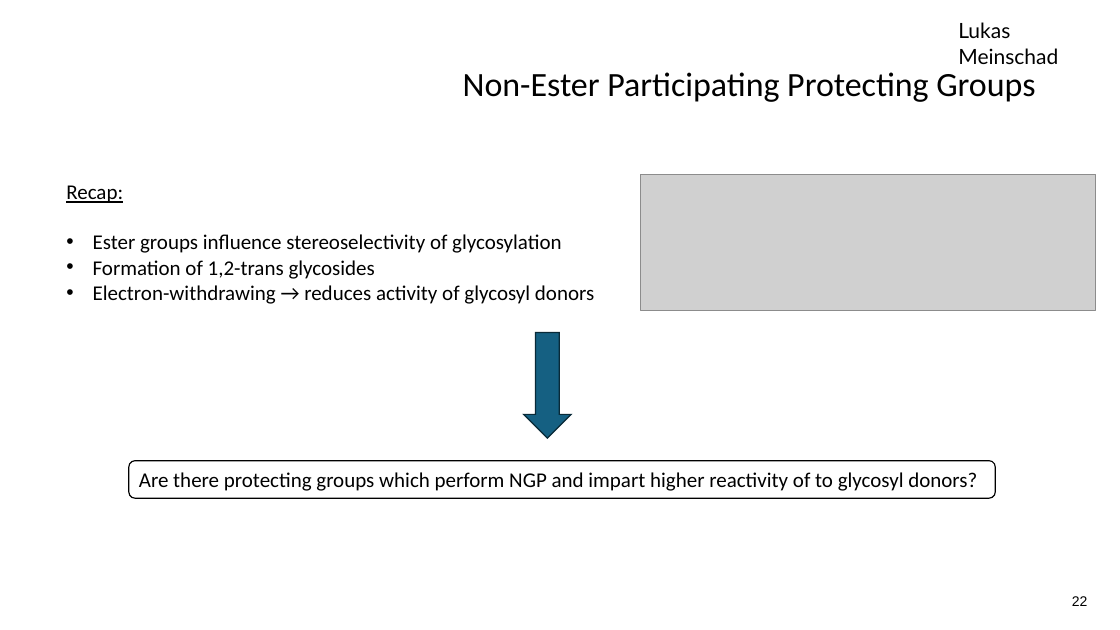
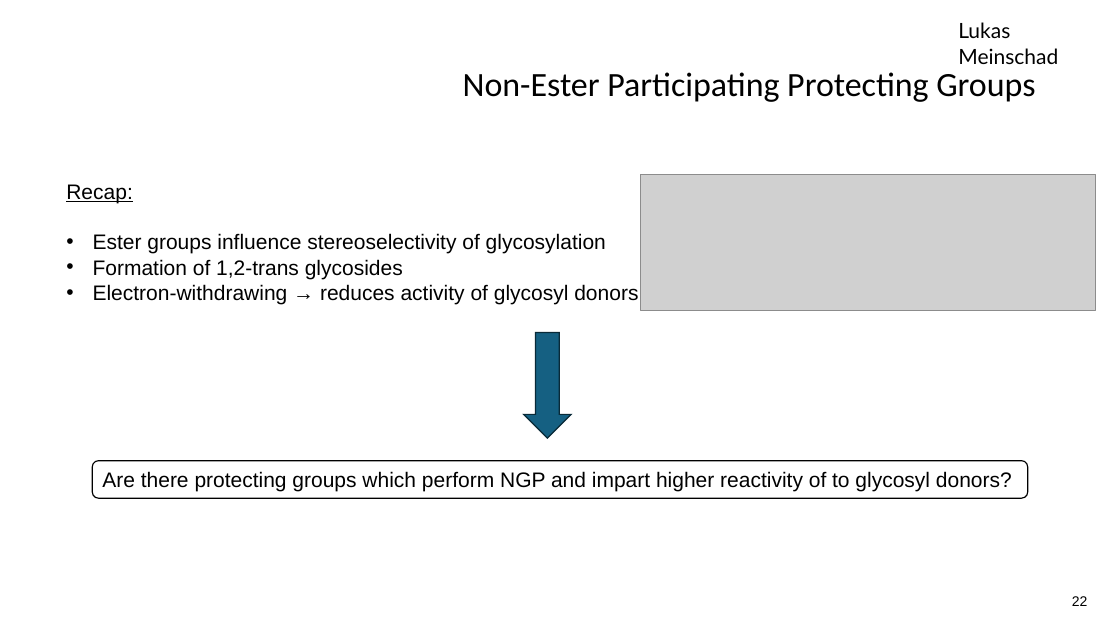
Before and after one commit to LukasMeinschad/Studium, a slide deck: slide 22 of Chemie/OC/Seminar/Seminartalk_OC_Lukas_Meinschad.pptx. Drawn at 1120x630 pixels with LibreOffice and Linux fonts; fonts in the diff are those of the drawing; grey boxes stand for pictures; background and template pictures are left out. Boxes give left, top, right and bottom in pixels: in the first picture for what was removed or moved away, otherwise in the second. Text is boxed around its words. In the diff, an @@ line names an element or a change of style, - is before the commit and + after.

```diff
--- a/Chemie/OC/Seminar/Seminartalk_OC_Lukas_Meinschad.pptx
+++ b/Chemie/OC/Seminar/Seminartalk_OC_Lukas_Meinschad.pptx
@@ text "Recap:" at [66,184,638,304]: font Calibri to Arial @@
@@ rounded rectangle "Are there protecting groups which ..." at [92,460,1028,498]: font Calibri to Arial @@
@@ rounded rectangle "Are there protecting groups which ...": place and size @@
-rounded rectangle "Are there protecting groups which ..." at [129,460,996,498]
+rounded rectangle "Are there protecting groups which ..." at [92,460,1028,498]
```
Also in this commit, not shown: 8 other slides changed, 9 other files.
